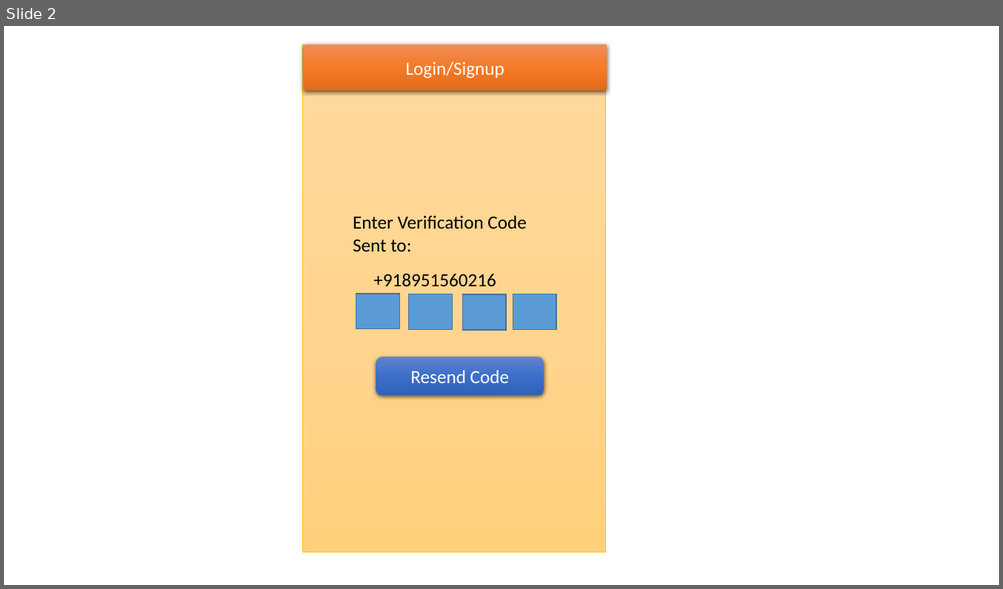
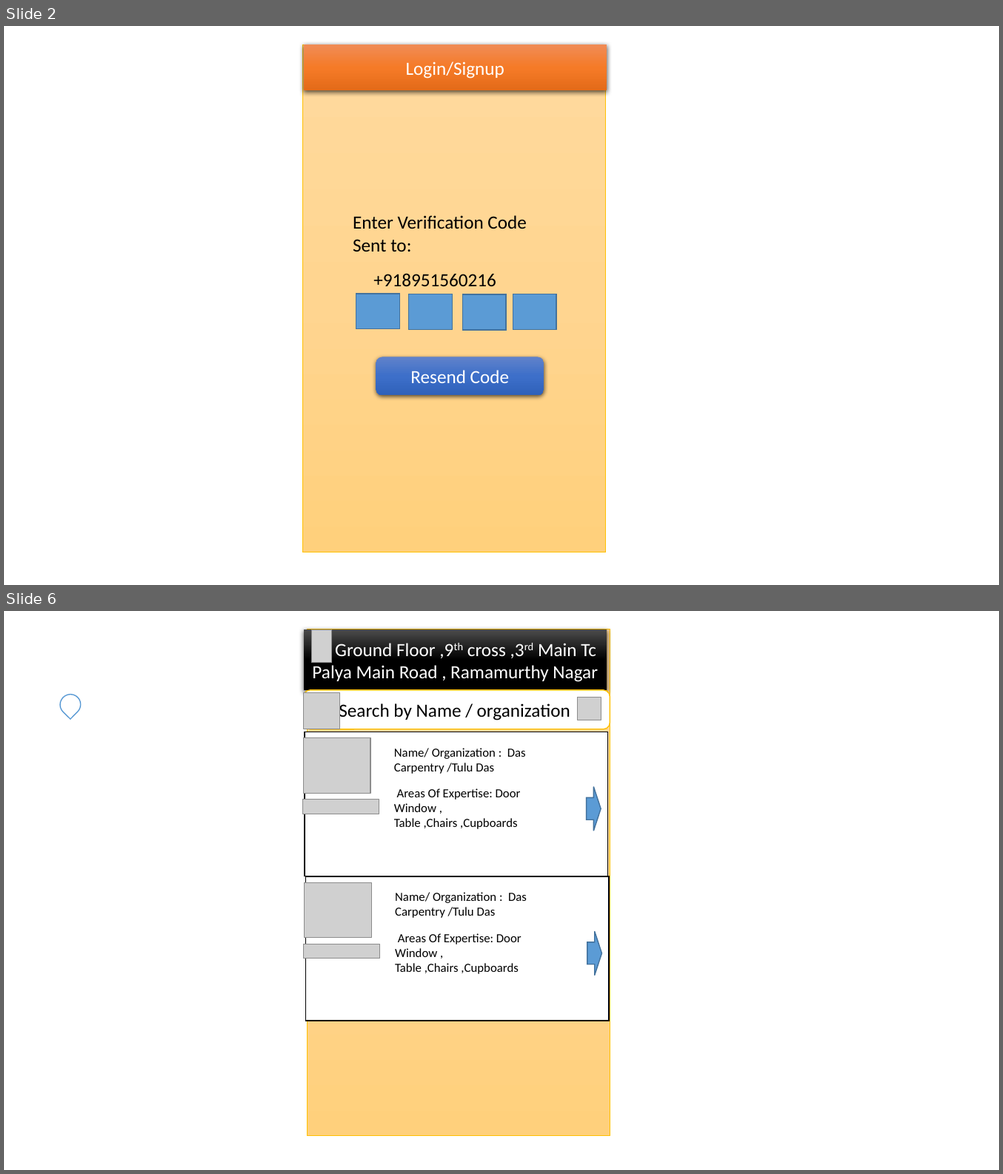
Before and after one commit to p1i2n3t4u5/documents, a slide deck: android/design idea.pptx. Shown one above the other, each under a label of ours: slide 2 before the commit, slides 2 and 6 after it; the slides between them are not shown. The pictures are 1003x589 and 1003x1174 pixels, drawn with LibreOffice and Linux fonts; fonts in the diff are those of the drawing; grey boxes stand for pictures. Boxes give left, top, right and bottom in pixels: in the first picture for what was removed or moved away, otherwise in the second. Text is boxed around its words. In the diff, an @@ line names an element or a change of style, - is before the commit and + after.

```diff
--- a/android/design idea.pptx
+++ b/android/design idea.pptx
@@ slide 6 added at (4, 611, 999, 1170), background #FFFFFF @@
@@ rectangle added at (304, 629, 607, 690), fill gradient #4B4B4B to #000000, 18 pt, text #FFFFFF @@
+Ground Floor ,9th cross ,3rd Main Tc Palya Main Road , Ramamurthy Nagar
@@ rectangle added at (307, 629, 610, 1136), fill gradient #FFDB9E to #FFD590 to #FFD07C, outline #FFC000 0.5 pt @@
@@ picture added at (311, 629, 332, 663) @@
@@ teardrop added at (56, 690, 85, 719), fill #FFFFFF, outline #5B9BD5 1 pt @@
@@ picture added at (303, 693, 340, 729) @@
@@ rounded rectangle added at (304, 690, 610, 729), fill #FFFFFF, outline #FFC000 1 pt, 18 pt, text #000000 @@
+Search by Name / organization
@@ picture added at (578, 697, 601, 720) @@
@@ group added at (302, 732, 608, 877): 2 pictures, 2 texts, 1 rectangle, 1 right arrow @@
+Name/ Organization : Das Carpentry /Tulu Das
+Areas Of Expertise: Door Window , Table ,Chairs ,Cupboards
@@ group added at (304, 877, 609, 1022): 2 pictures, 2 texts, 1 rectangle, 1 right arrow @@
+Name/ Organization : Das Carpentry /Tulu Das
+Areas Of Expertise: Door Window , Table ,Chairs ,Cupboards
```
Also in this commit, not shown: 1 other slide added, 1 slide removed.
